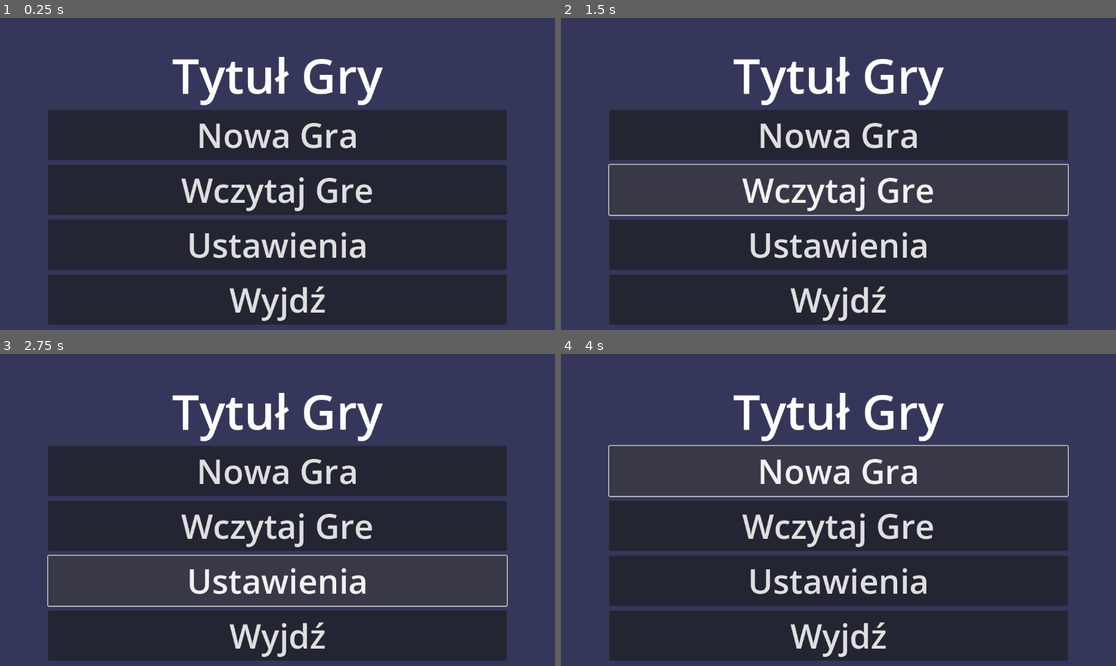
Above: before the commit, frames 1-4 (two rows, left to right).
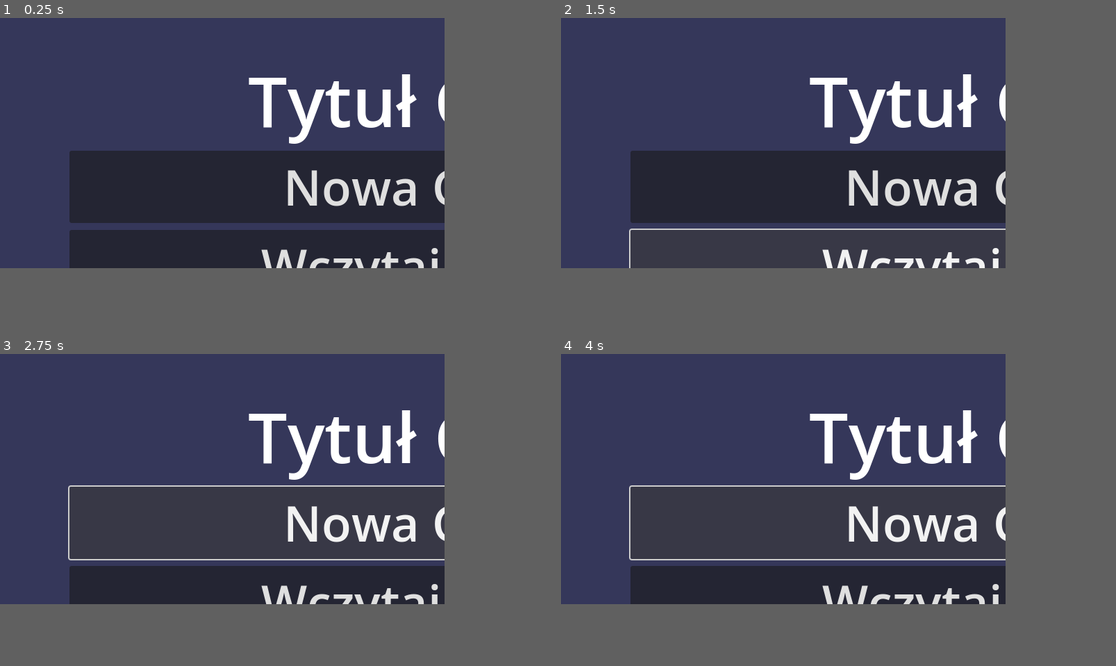
Above: after the commit, the same moments.

Repository: gebsh/pgrp
Game: Godot game, scene res://main_menu.tscn
The game is run twice, just before and just after one commit, with the same random seed, the same clock (stepped at 60 frames per second) and the same inputs. The project has no main scene, so this scene is started directly.
Inputs (mouse positions are in pixels of both pictures, inside the frame that each line leads up to):
- Up to frame 1 (0.25 s): no input
- Up to frame 2 (1.5 s): click "Nowa Gra" at 0.5 s; click "Wczytaj Gre" at 1.25 s
- Up to frame 3 (2.75 s): click (277, 581) at 2 s, where only the run before the commit has a clickable "Ustawienia"
- Up to frame 4 (4 s): click (838, 634) at 2.75 s, where only the run before the commit has a clickable "Wyjdź"; click "Nowa Gra" at 3.5 s
In our replay, the window is 799x449 before the commit and 640x360 after it. These sizes can differ from the game's own. Grey fills any space a smaller window leaves; there, only what the larger window draws over its background counts as a difference.

The runs differ from the first frame. In frame 1, 38% of the frame differs, in the area x 0-100%, y 0-100%; in frame 2, 37%; in frame 3, 34%; in frame 4, 29%.

Commit message:
Poprawa błędów

Diff:
--- a/project.godot
+++ b/project.godot
@@ -10,6 +10,12 @@
 
 [application]
 
-config/name="Projekt1"
-config/features=PackedStringArray("4.2", "Forward Plus")
+config/name="pgrp"
+config/features=PackedStringArray("4.1", "Forward Plus")
 config/icon="res://icon.svg"
+
+[display]
+
+window/size/viewport_width=640
+window/size/viewport_height=360
+window/stretch/mode="canvas_items"
